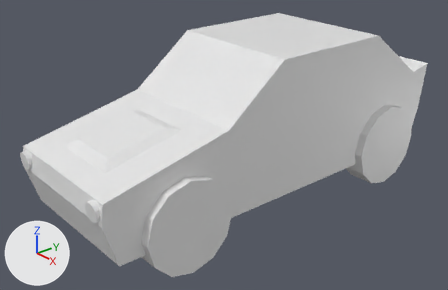
The Blender file Low Poly Car.blend as it was, and as the next commit left it.
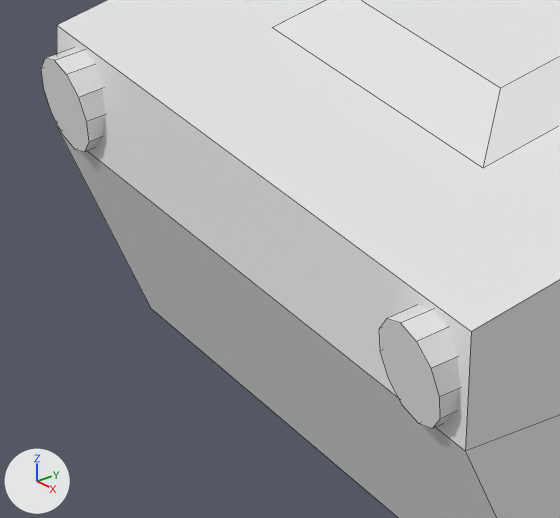
The first picture shows the older version from a 50 mm lens placed at (6.66, -6.75, 4.27), pointed at (-0.09, -1.08, 0.39). The close-ups show both versions on the part from 3% to 27% of the width and 49% to 83% of the height of that picture; other places that the commit changed are outside them. The axes (+X, +Y, +Z) are drawn at lower left. The lights are the same throughout. The close-ups show mesh edges as thin lines.

Objects in the first close-up: 'Car', 'HeadLight_R', 'Headlight_L'.
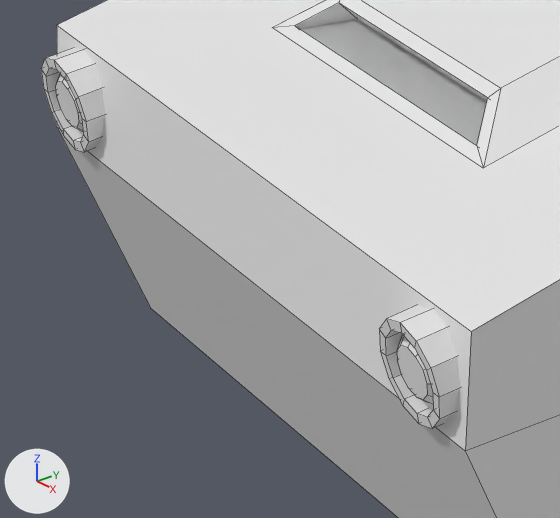
Where the change shows, as pixel boxes [x1, y1, x2, y2] in the close-ups (560 x 518 px):
part 1 of me_car, built on: [272, 0, 501, 168] in both
part 2 of me_headlight, built on: [41, 58, 440, 429] in both

Diff of the bpy script that builds the scene:
```diff
--- a/Low Poly Car.blend.py
+++ b/Low Poly Car.blend.py
@@ me_car @@
 me_car.from_pydata(...)  # 44 vertices, 40 faces; spans x -1.07..1.07, y -3.88..2.45, z -0.07..2.0
 # used by ob_car; location = (0.0, 0.0, 0.0)
 # verts and faces of me_car; kept vertices keep their numbers, new ones are numbered from 44
 # before: 38 (0.53, -3.49, 0.91) at pixel (483, 168), 41 (0.39, -3.35, 1.02) at pixel (500, 88), 42 (-0.39, -3.35, 1.02), 43 (-0.53, -3.49, 0.91) at pixel (272, 27)
+# me_car part 1
+delete_faces([(38, 41, 42, 43)])
+verts[44] = (0.46, -3.46, 0.93)  # pixel (476, 145)
+verts[45] = (0.37, -3.38, 1.0)  # pixel (487, 97)
+verts[46] = (-0.37, -3.38, 1.0)  # pixel (338, 2)
+verts[47] = (-0.46, -3.46, 0.93)  # pixel (294, 25)
+verts[48] = (0.46, -3.41, 0.86)
+verts[49] = (0.37, -3.32, 0.93)
+verts[50] = (-0.37, -3.32, 0.93)
+verts[51] = (-0.46, -3.41, 0.86)
+faces += [(44, 48, 51, 47), (41, 42, 46, 45), (38, 41, 45, 44), (42, 43, 47, 46), (38, 44, 47, 43), (48, 49, 50, 51)]
+faces += [(44, 45, 49, 48), (46, 47, 51, 50), (45, 46, 50, 49)]
 me_car.materials.append(mat_material)
@@ me_headlight @@
 # used by ob_headlight_r; location = (-0.906, -3.782, 0.692)
-me_headlight.from_pydata(...)  # 24 vertices, 14 faces; spans x -0.132..0.132, y -0.142..0.142, z -0.142..0.142
+me_headlight.from_pydata(...)  # 60 vertices, 50 faces; spans x -0.132..0.132, y -0.142..0.142, z -0.142..0.142
+# me_headlight part 2
+# 1 face is deleted
+# 25 vertices are added at x -0.104..0.104, y -0.14..-0.079, z -0.114..0.093
+# 6 new vertices lie (0.0, 0.044, 0.003) away from vertices in x -0.104..0.104, y -0.131..-0.124, z -0.1..-0.01
+# 5 new vertices lie (0.0, 0.045, 0.004) away from vertices in x -0.09..0.09, y -0.14..-0.136, z 0.041..0.093
+# 37 new faces join them
 me_headlight.materials.append(mat_material)
```
